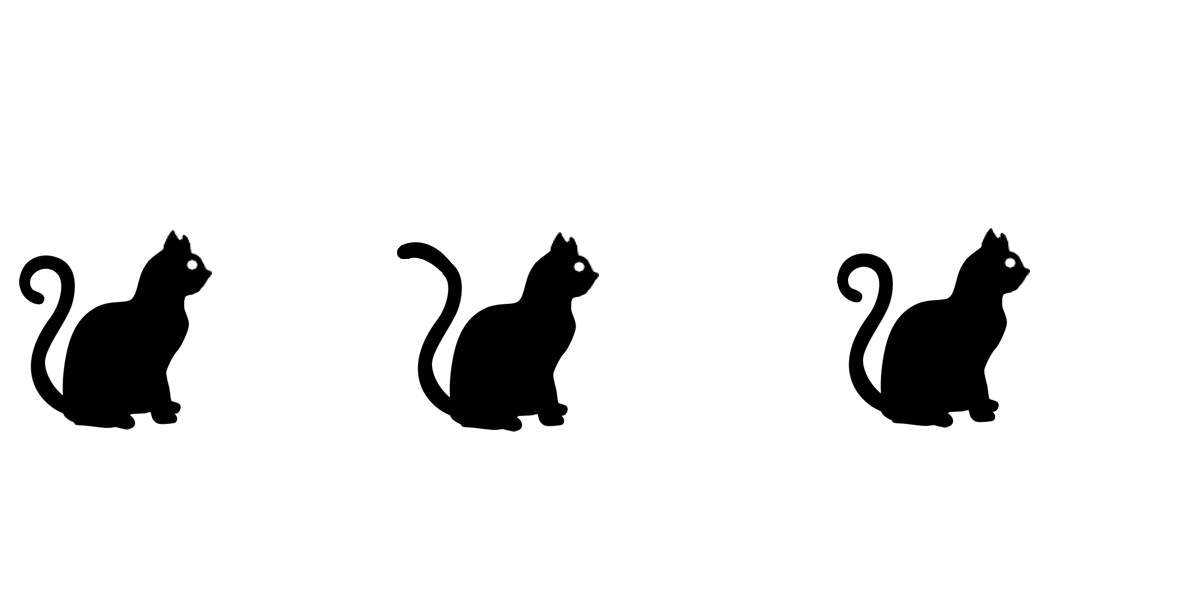
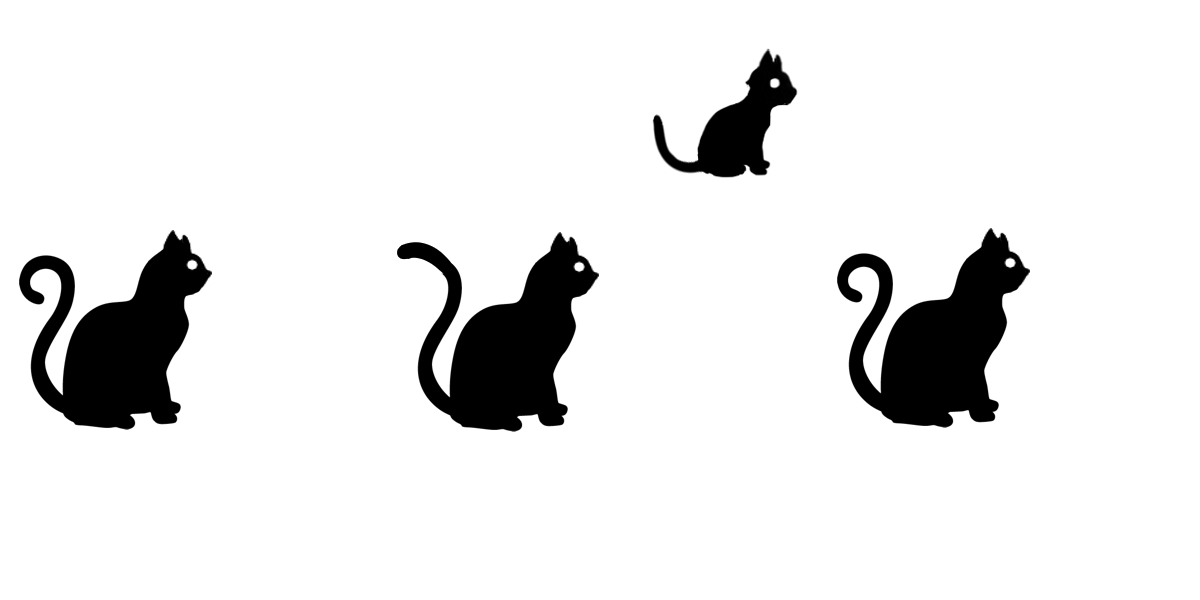
Layers edited between the first and the second 1200px x 600px image:
added layer "Layer 1(pasted)" above "5783.png" over bbox(652, 48, 798, 178)
